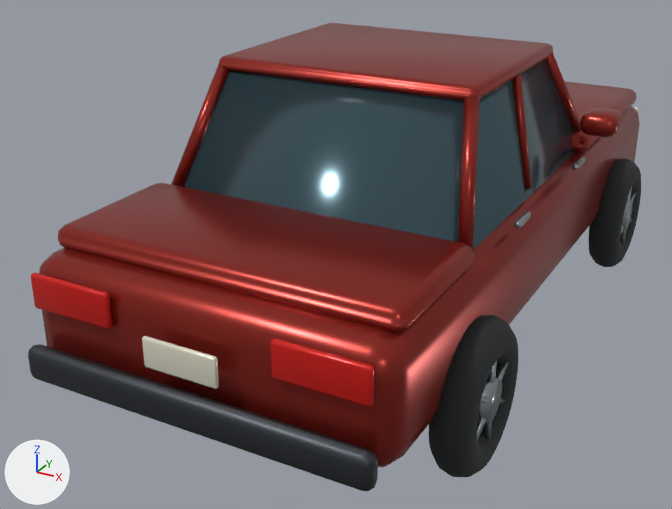
Two versions of the glTF model assets/models/sedan.glb, one commit apart.
Before and after are seen from a camera (50 mm lens) standing at (2.08, -4.61, 2.59) and looking at (-0.27, -0.34, 0.45). The axes (+X, +Y, +Z) are drawn at lower left. The lights are the same throughout. The picture after the commit comes second. Where no turn or scale is listed for an object, it has been applied to the vertices. Vertices at exactly the same position are counted once.

Script lines for the objects in view, before the commit:
```python
ob_brushed_steel = bpy.data.objects.new('Brushed steel', me_torus_001)
ob_brushed_steel.location = (-0.996, -1.27, 0.39)
ob_engine = bpy.data.objects.new('Engine', me_cube_015)
ob_engine.location = (0.0, -2.08, 0.48)
ob_glass = bpy.data.objects.new('Glass', me_cabin)
ob_glass.location = (0.0, 0.0, 0.0)
ob_headlight = bpy.data.objects.new('Headlight', me_cube_005)
ob_headlight.location = (-0.61, 2.045, 0.8)
ob_paint = bpy.data.objects.new('Paint', me_cube_001)
ob_paint.location = (0.0, 0.0, 0.67)
ob_rubber = bpy.data.objects.new('Rubber', me_torus)
ob_rubber.location = (-0.94, -1.27, 0.39)
ob_tail_lamp = bpy.data.objects.new('Tail lamp', me_cube_006)
ob_tail_lamp.location = (-0.61, -2.045, 0.82)
```
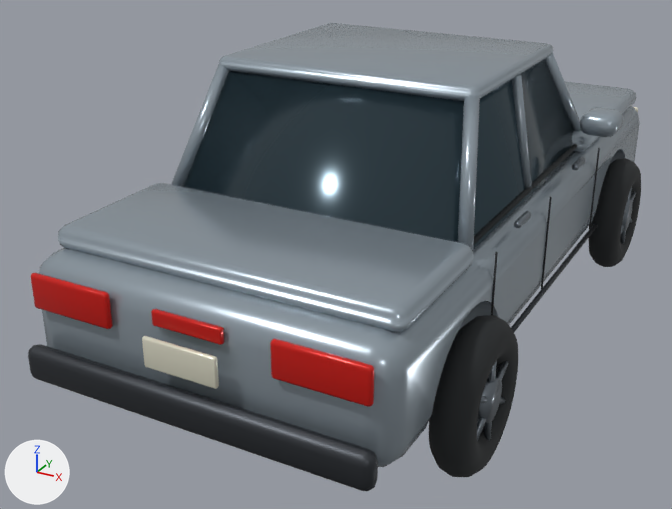
Boxes [x1, y1, x2, y2] around the edits, measured in the pictures (672 x 509 px):
'Paint', recoloured, surface changed, reshaped (red to grey): [39, 23, 640, 467] in both
'Glass', recoloured (dark cyan to dark blue): [184, 60, 575, 250] in both
'Engine', reshaped: before [28, 344, 378, 491]; after [28, 223, 598, 491]
'Rubber', reshaped: before [429, 158, 641, 477]; after [429, 144, 641, 477]
'Brushed steel', recoloured: [477, 157, 635, 439] in both
part 1 of me_cube_001, added: after [404, 124, 640, 454]
part 2 of me_torus, added: after [491, 252, 498, 315]
part 3 of me_torus, added: after [541, 197, 552, 289]
part 4 of me_torus, added: after [589, 148, 600, 229]
part 5 of me_torus, added (mostly hidden): after [474, 144, 577, 244]
part 6 of me_cube_006, added (red): after [151, 309, 224, 345]
part 7 of me_cube_015, added: after [511, 223, 598, 332]

The change, as a diff of the scene's bpy script:
```diff
--- a/assets/models/sedan.glb.py
+++ b/assets/models/sedan.glb.py
@@ mat_paint @@
 mat_paint = principled_material('Paint')
-mat_paint.base_color = (0.3, 0.025, 0.017)  # red #952c23
-mat_paint.metallic = 0.65
-mat_paint.roughness = 0.28
+mat_paint.base_color = (0.32, 0.38, 0.43)  # grey #99a6af
+mat_paint.metallic = 0.48
+mat_paint.roughness = 0.25
@@ mat_brushed_steel @@
 mat_brushed_steel = principled_material('Brushed steel')
-mat_brushed_steel.base_color = (0.34, 0.38, 0.4)  # grey #9ea6aa
+mat_brushed_steel.base_color = (0.19, 0.22, 0.25)  # grey #798189
 mat_brushed_steel.metallic = 0.88
@@ mat_window_glass @@
+mat_window_glass = principled_material('Window glass')
+mat_window_glass.base_color = (0.025, 0.047, 0.061)  # dark blue #2c3d46
+mat_window_glass.metallic = 0.52
+mat_window_glass.roughness = 0.16
@@ me_cube_001 @@
 # used by ob_paint; location = (0.0, 0.0, 0.67)
-me_cube_001.from_pydata(...)  # 726 vertices, 1404 faces; spans x -1.05..1.05, y -2.03..2.03, z -0.28..0.95
+me_cube_001.from_pydata(...)  # 858 vertices, 1668 faces; spans x -1.05..1.05, y -2.03..2.03, z -0.28..0.95
+# me_cube_001 part 1: 132 vertices added at x -0.9..0.9, y -1.68..1.66, z -0.28..0.13
 me_cube_001.materials.append(mat_paint)
@@ me_cabin @@
 me_cabin.from_pydata(...)  # 8 vertices, 10 faces; spans x -0.79..0.79, y -1.1..0.8, z 0.95..1.57
-me_cabin.materials.append(mat_glass)  # dark cyan #3c555d
+me_cabin.materials.append(mat_window_glass)  # dark blue #2c3d46
@@ me_torus @@
 # used by ob_rubber; location = (-0.94, -1.27, 0.39)
-me_torus.from_pydata(...)  # 2304 vertices, 4608 faces; spans x -0.1..1.98, y -0.36..2.88, z -0.36..0.36
+me_torus.from_pydata(...)  # 2472 vertices, 4896 faces; spans x -0.1..1.98, y -0.36..2.88, z -0.36..1.2
+# me_torus part 2: a new loose piece, a 6-sided cylinder along z spanning x 1.8397..1.8483, y 0.245..0.255, z 0.07..0.58, in mat_rubber (black #222628)
+# me_torus part 3: a new loose piece, a 6-sided cylinder along z spanning x 1.8397..1.8483, y 1.035..1.045, z 0.07..0.58, in mat_rubber (black #222628)
+# me_torus part 4: a new loose piece, a 6-sided cylinder along z spanning x 1.8397..1.8483, y 1.985..1.995, z 0.07..0.58, in mat_rubber (black #222628)
+# me_torus part 5: a new loose piece, an 8-sided cylinder along y spanning x 1.721..1.749, y 0.21..2.01, z 0.596..0.624, in mat_rubber (black #222628)
+# other edits to the shape of me_torus do not show in these pictures
 me_torus.materials.append(mat_rubber)
@@ me_cube_006 @@
 # used by ob_tail_lamp; location = (-0.61, -2.045, 0.82)
-me_cube_006.from_pydata(...)  # 192 vertices, 376 faces; spans x -0.22..1.44, y -0.02..0.02, z -0.09..0.09
+me_cube_006.from_pydata(...)  # 288 vertices, 564 faces; spans x -0.22..1.44, y -0.02..0.02, z -0.09..0.09
+# me_cube_006 part 6: the loose piece of 96 vertices spanning x -0.22..0.22, y -0.02..0.02, z -0.09..0.09 is copied, and the copy is scaled about its middle by (0.809, 0.826, 0.413), then moved by (0.61, 0.01, 0.03); it spans x 0.44..0.78, y -0.01..0.02, z 0.0..0.07
 me_cube_006.materials.append(mat_tail_lamp)
@@ me_cube_015 @@
 # used by ob_engine; location = (0.0, -2.08, 0.48)
-me_cube_015.from_pydata(...)  # 1244 vertices, 2436 faces; spans x -0.86..0.86, y -0.05..4.2, z -0.09..0.45
+me_cube_015.from_pydata(...)  # 1276 vertices, 2492 faces; spans x -0.92..0.92, y -0.05..4.2, z -0.09..0.45
+# me_cube_015 part 7: a new loose piece, an 8-sided cylinder along y spanning x 0.89..0.918, y 1.1..2.95, z -0.064..-0.036, in mat_engine (dark grey #42464b)
+# other edits to the shape of me_cube_015 do not show in these pictures
 me_cube_015.materials.append(mat_engine)
```
